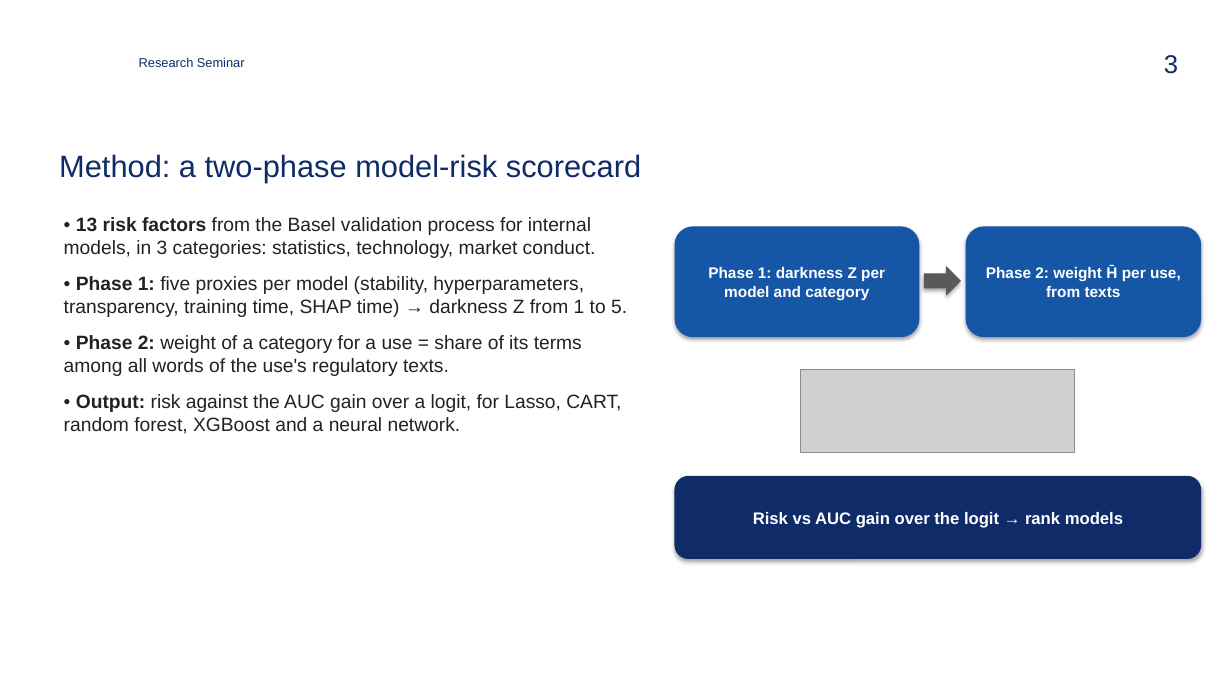
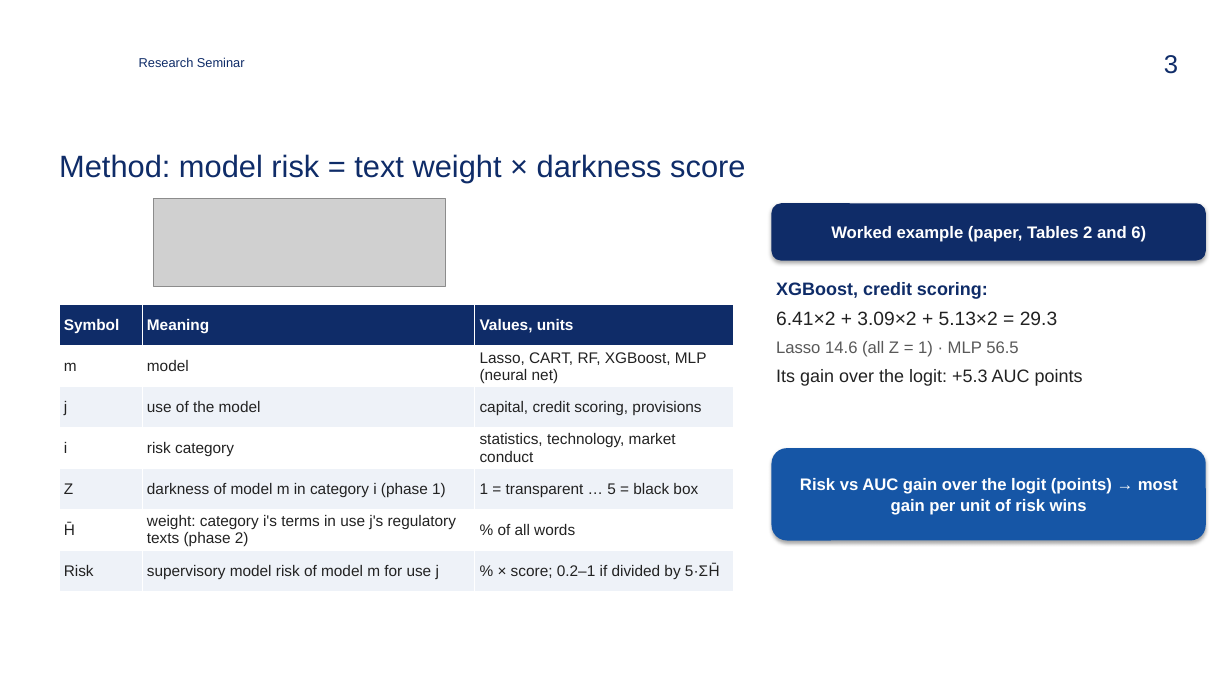
Before and after one commit to zavaz5/ml-model-risk, a slide deck: slide 3 of docs/presentation.pptx. Drawn at 1232x693 pixels with LibreOffice and Linux fonts; fonts in the diff are those of the drawing; grey boxes stand for pictures; background and template pictures are left out. Boxes give left, top, right and bottom in pixels: in the first picture for what was removed or moved away, otherwise in the second. Text is boxed around its words. In the diff, an @@ line names an element or a change of style, - is before the commit and + after.

```diff
--- a/docs/presentation.pptx
+++ b/docs/presentation.pptx
@@ title at (59,154,745,182): text changed @@
-Method: a two-phase model-risk scorecard
+Method: model risk = text weight × darkness score
@@ picture added at (153,199,445,287) @@
@@ rounded rectangle added at (772,203,1206,261), fill #0F2C68, 13 pt, text #FFFFFF, bold @@
+Worked example (paper, Tables 2 and 6)
@@ text removed at (64,217,627,434) @@
-• 13 risk factors from the Basel validation process for internal models, in 3 categories: statistics, technology, market conduct.
-• Phase 1: five proxies per model (stability, hyperparameters, transparency, training time, SHAP time) → darkness Z from 1 to 5.
-• Phase 2: weight of a category for a use = share of its terms among all words of the use's regulatory texts.
-• Output: risk against the AUC gain over a logit, for Lasso, CART, random forest, XGBoost and a neural network.
@@ rounded rectangle removed at (675,226,920,337) @@
-Phase 1: darkness Z per model and category
@@ rounded rectangle removed at (966,226,1202,337) @@
-Phase 2: weight H̄ per use, from texts
@@ right arrow removed at (924,266,961,296) @@
@@ text added at (776,282,1083,386), 14 pt, text #222222 @@
+XGBoost, credit scoring:
+6.41×2 + 3.09×2 + 5.13×2 = 29.3
+Lasso 14.6 (all Z = 1) · MLP 56.5
+Its gain over the logit: +5.3 AUC points
@@ table added at (59,305,734,592), 7 rows, 3 columns @@
+Symbol | Meaning | Values, units
+m | model | Lasso, CART, RF, XGBoost, MLP (neural net)
+j | use of the model | capital, credit scoring, provisions
+i | risk category | statistics, technology, market conduct
+Z | darkness of model m in category i (phase 1) | 1 = transparent … 5 = black box
+H̄ | weight: category i's terms in use j's regulatory texts (phase 2) | % of all words
+Risk | supervisory model risk of model m for use j | % × score; 0.2–1 if divided by 5·ΣH̄
@@ picture removed at (801,370,1076,453) @@
@@ rounded rectangle "Risk vs AUC gain over ...": place and size @@
-rounded rectangle "Risk vs AUC gain over ..." at (675,476,1202,559)
+rounded rectangle "Risk vs AUC gain over ..." at (772,448,1206,541)
@@ rounded rectangle "Risk vs AUC gain over ..." at (772,448,1206,541): fill #0F2C68 to #1656A6 @@
@@ text in rounded rectangle at (800,478,1178,515): text changed @@
-Risk vs AUC gain over the logit → rank models
+Risk vs AUC gain over the logit (points) → most gain per unit of risk wins
```
Also in this commit, not shown: 13 other slides changed, 19 other files.
